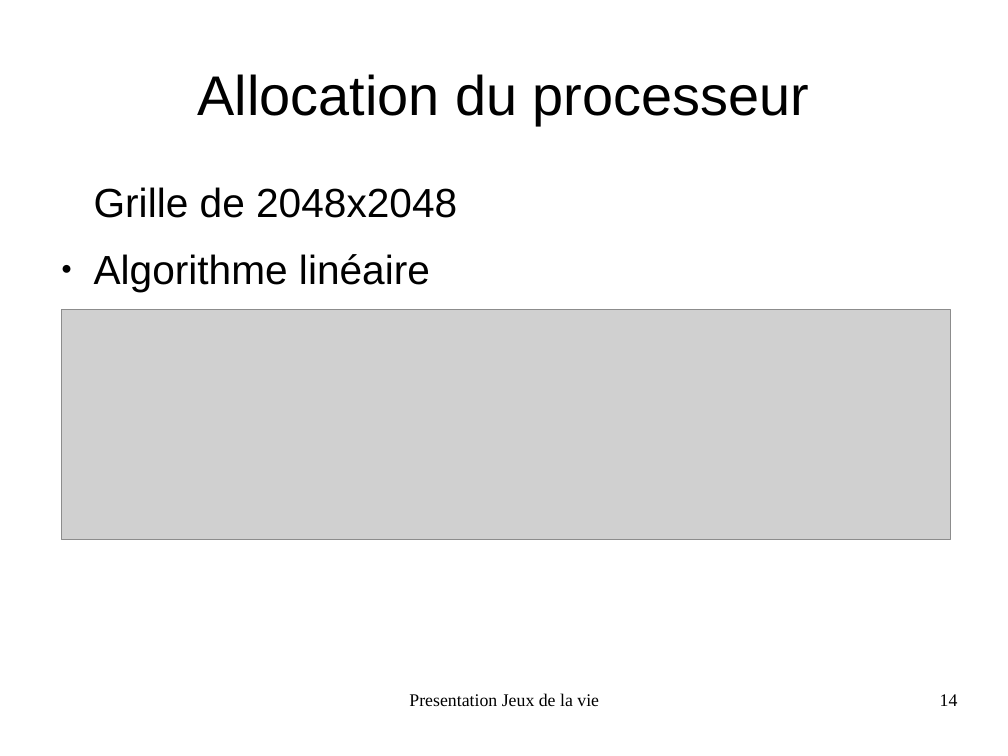
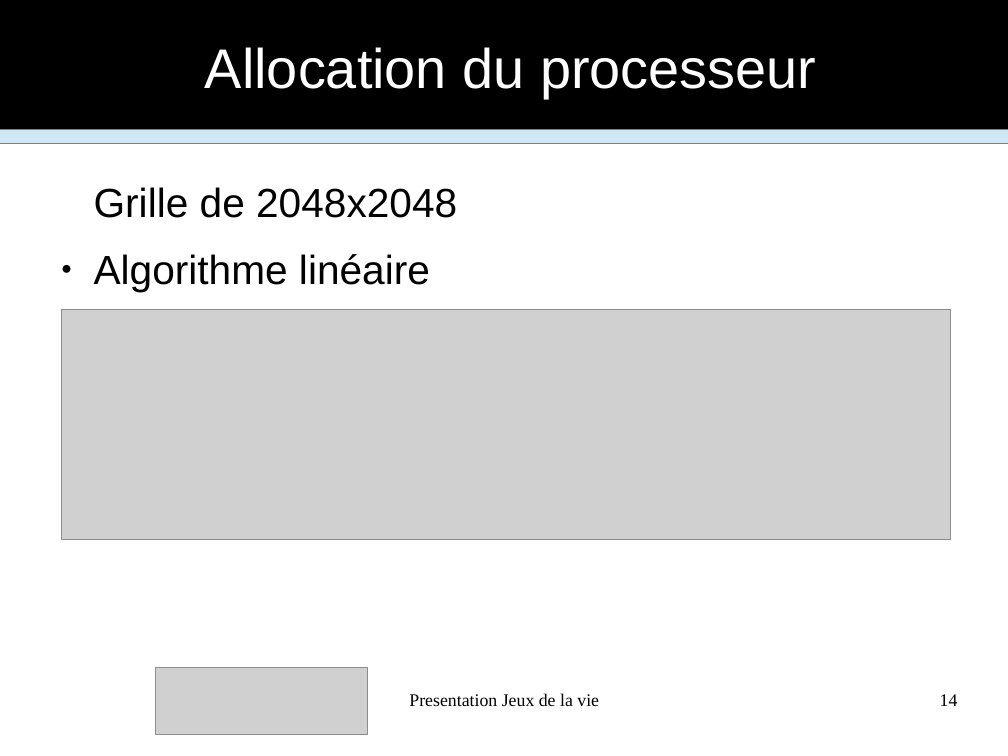
Before and after one commit to FabienInspiron/lifegame, a slide deck: slide 14 of Rapport/Presentation.odp. Drawn at 1008x756 pixels with LibreOffice and Linux fonts; fonts in the diff are those of the drawing; grey boxes stand for pictures. Boxes give left, top, right and bottom in pixels: in the first picture for what was removed or moved away, otherwise in the second. Text is boxed around its words. In the diff, an @@ line names an element or a change of style, - is before the commit and + after.

```diff
--- a/Rapport/Presentation.odp
+++ b/Rapport/Presentation.odp
@@ rectangle added at <box>0,0,1008,130</box>, fill #000000, outline #808080 0 pt @@
@@ title "Allocation du processeur": place and size @@
-title "Allocation du processeur" at <box>198,74,809,125</box>
+title "Allocation du processeur" at <box>205,47,816,98</box>
@@ title "Allocation du processeur" at <box>205,47,816,98</box>: text colour #000000 to #FFFFFF @@
@@ rectangle added at <box>0,130,1008,145</box>, fill #CFE7F5, outline #808080 0 pt @@
@@ picture added at <box>155,668,367,735</box> @@
```
Also in this commit, not shown: 17 other slides changed, 3 other files.
